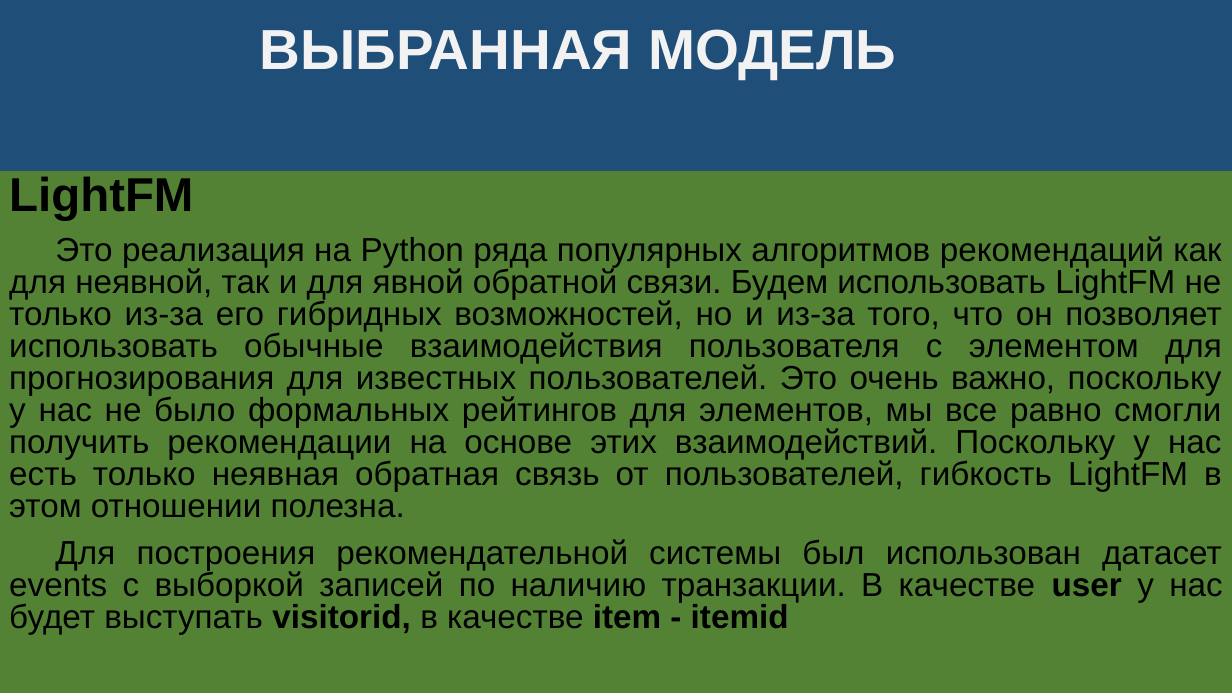
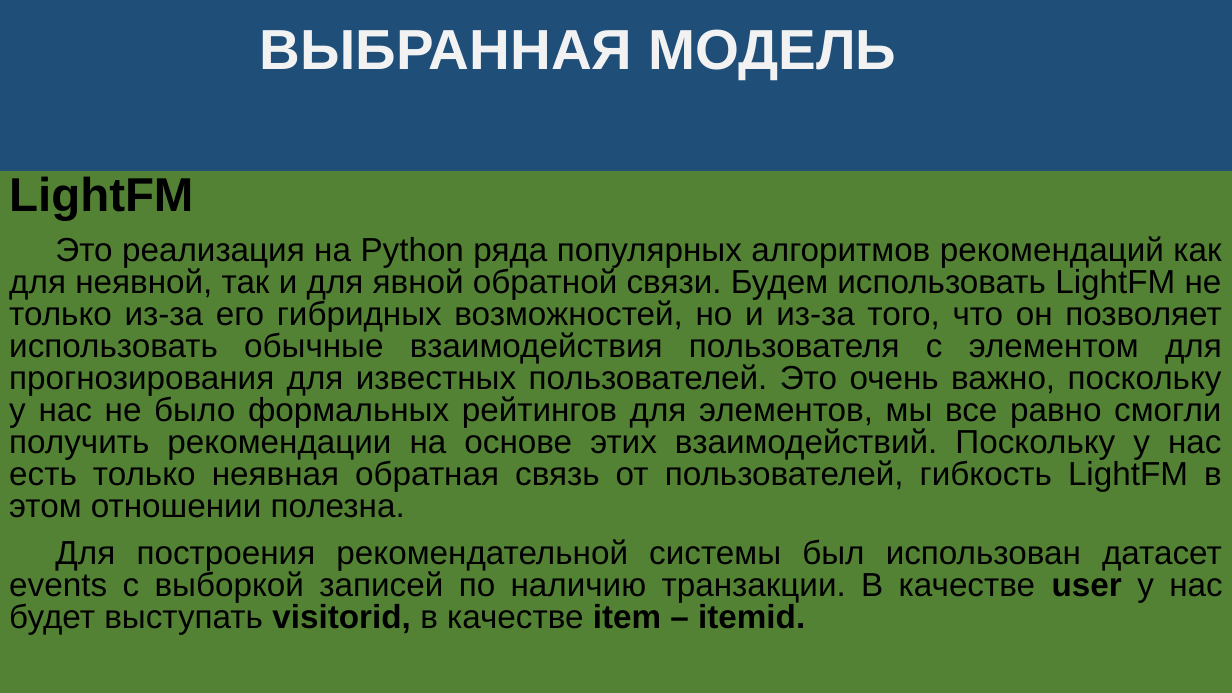
Before and after one commit to dmitruy11/Diplom-2-year, a slide deck: slide 4 of ФИНАЛЬНЫЙ ПРОЕКТ.pptx. Drawn at 1232x693 pixels with LibreOffice and Linux fonts; fonts in the diff are those of the drawing. Boxes give left, top, right and bottom in pixels: in the first picture for what was removed or moved away, otherwise in the second. Text is boxed around its words. In the diff, an @@ line names an element or a change of style, - is before the commit and + after.

```diff
--- a/ФИНАЛЬНЫЙ ПРОЕКТ.pptx
+++ b/ФИНАЛЬНЫЙ ПРОЕКТ.pptx
@@ text at (9,539,1222,635): text changed @@
-Для построения рекомендательной системы был использован датасет events с выборкой записей по наличию транзакции. В качестве user у нас будет выступать visitorid, в качестве item - itemid
+Для построения рекомендательной системы был использован датасет events с выборкой записей по наличию транзакции. В качестве user у нас будет выступать visitorid, в качестве item – itemid.
```
